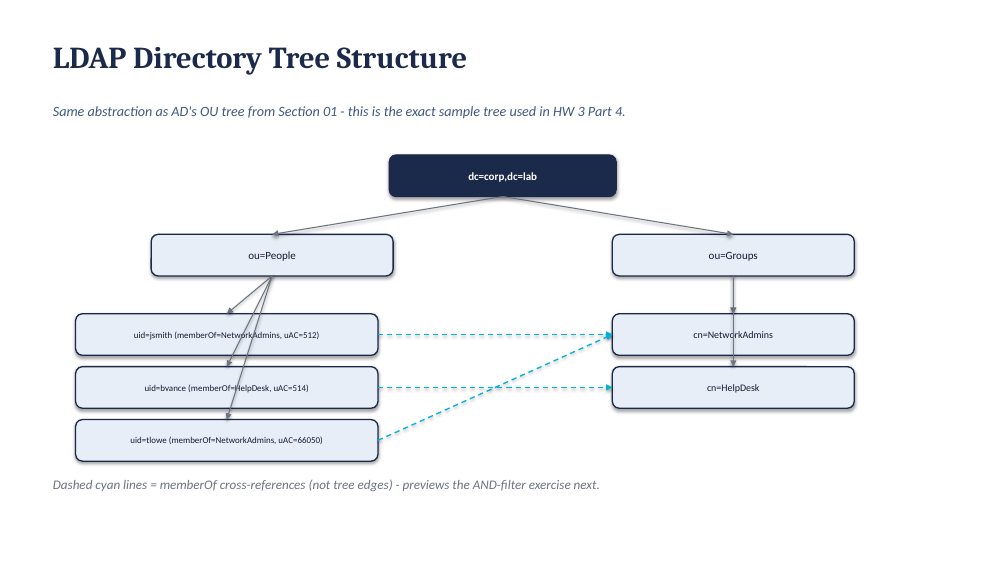
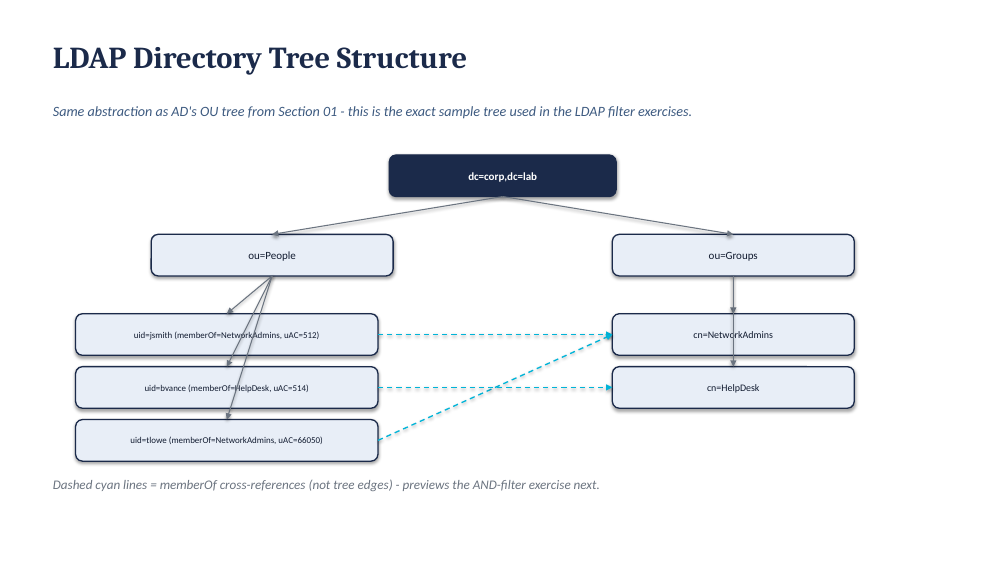
Before and after one commit to BYU-CYBER-444/byu-cyber-444.github.io, a slide deck: slide 58 of lectures/CYBER444_Week03_Windows_Server_Administration.pptx (slide 47 before the commit). Drawn at 1008x567 pixels with LibreOffice and Linux fonts; fonts in the diff are those of the drawing. Boxes give left, top, right and bottom in pixels: in the first picture for what was removed or moved away, otherwise in the second. Text is boxed around its words. In the diff, an @@ line names an element or a change of style, - is before the commit and + after.

```diff
--- a/lectures/CYBER444_Week03_Windows_Server_Administration.pptx
+++ b/lectures/CYBER444_Week03_Windows_Server_Administration.pptx
@@ text at box(53, 106, 692, 119): text changed @@
-Same abstraction as AD's OU tree from Section 01 - this is the exact sample tree used in HW 3 Part 4.
+Same abstraction as AD's OU tree from Section 01 - this is the exact sample tree used in the LDAP filter exercises.
```
Also in this commit, not shown: 14 other slides changed, 15 slides added, 1 slide removed, 2 other files.
